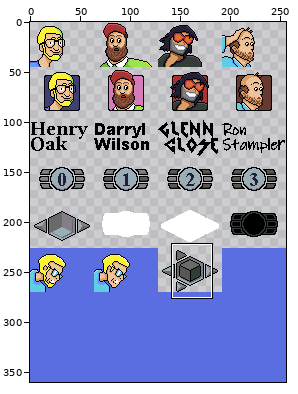
Sprite sheet -- app/assets/GAMES/dd/images/pix_headshots.png. Above, an overview of the earlier version with the close-up marked.
Close-up. Before the edit:
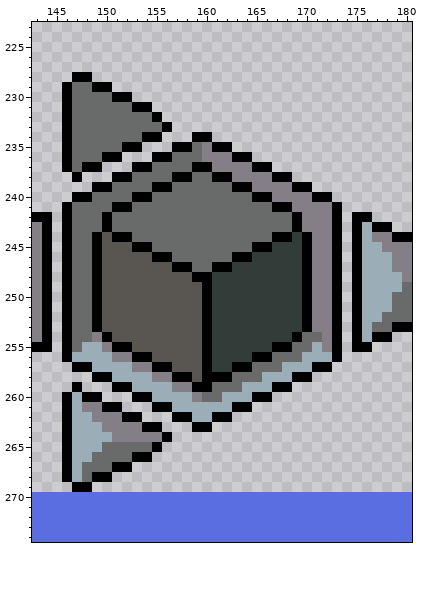
The file is 256x360 pixels. Shown: x 143..180, y 223..274. The commit also changed other parts of the picture, which this record leaves out.
After:
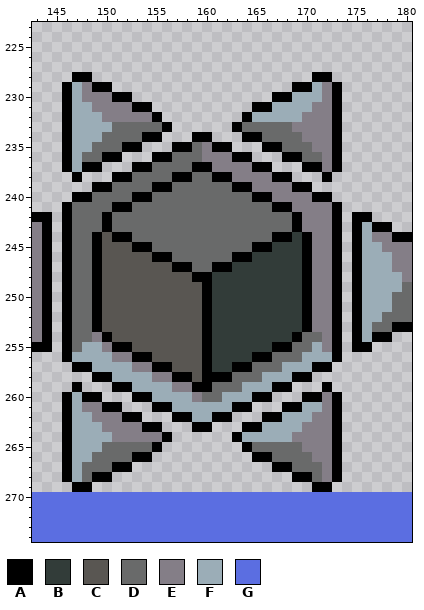
Palette (. is transparent): A #000000  B #323c39  C #595652  D #696a6a  E #847e87  F #9badb7  G #5b6ee1
Change:
{"y":228,"x":171,"old":"..","new":"AA"}
{"y":229,"x":147,"old":"DD","new":"FE"}
{"y":229,"x":169,"old":".....","new":"AAFEA"}
{"y":230,"x":147,"old":"DDDD","new":"FEEE"}
{"y":230,"x":167,"old":".......","new":"AAFFFEA"}
{"y":231,"x":147,"old":"DDDDDD","new":"FFEEEE"}
{"y":231,"x":165,"old":".........","new":"AAFFFFEEA"}
{"y":232,"x":147,"old":"DDDDDDDD","new":"FFFEEEEE"}
{"y":232,"x":164,"old":"..........","new":"AFFFFFEEEA"}
{"y":233,"x":147,"old":"DDDD","new":"FFFF"}
{"y":233,"x":163,"old":"...........","new":"ADDDDDEEEEA"}
{"y":234,"x":147,"old":"DDD","new":"FFF"}
{"y":234,"x":164,"old":"..........","new":"AADDDDEEEA"}
{"y":235,"x":147,"old":"DD","new":"FF"}
{"y":235,"x":166,"old":"........","new":"AADDDEEA"}
{"y":236,"x":147,"old":"D","new":"F"}
{"y":236,"x":168,"old":"......","new":"AADDEA"}
{"y":237,"x":147,"old":"D","new":"F"}
{"y":237,"x":170,"old":"....","new":"AAEA"}
{"y":238,"x":172,"old":".","new":"A"}
{"y":259,"x":172,"old":".","new":"A"}
{"y":260,"x":170,"old":"....","new":"AAEA"}
{"y":261,"x":168,"old":"......","new":"AAFFEA"}
{"y":262,"x":166,"old":"........","new":"AAFFFEEA"}
{"y":263,"x":164,"old":"..........","new":"AAFFFFEEEA"}
{"y":264,"x":163,"old":"...........","new":"AFFFFFEEEEA"}
{"y":265,"x":164,"old":"..........","new":"ADDDDDEEEA"}
{"y":266,"x":165,"old":".........","new":"AADDDDEEA"}
{"y":267,"x":167,"old":".......","new":"AADDDEA"}
{"y":268,"x":169,"old":".....","new":"AADEA"}
{"y":269,"x":171,"old":"..","new":"AA"}
{"label":"added","picture_box":[232,72,342,182]}
{"label":"changed","picture_box":[72,82,152,172]}
{"label":"added","picture_box":[232,382,342,492]}
